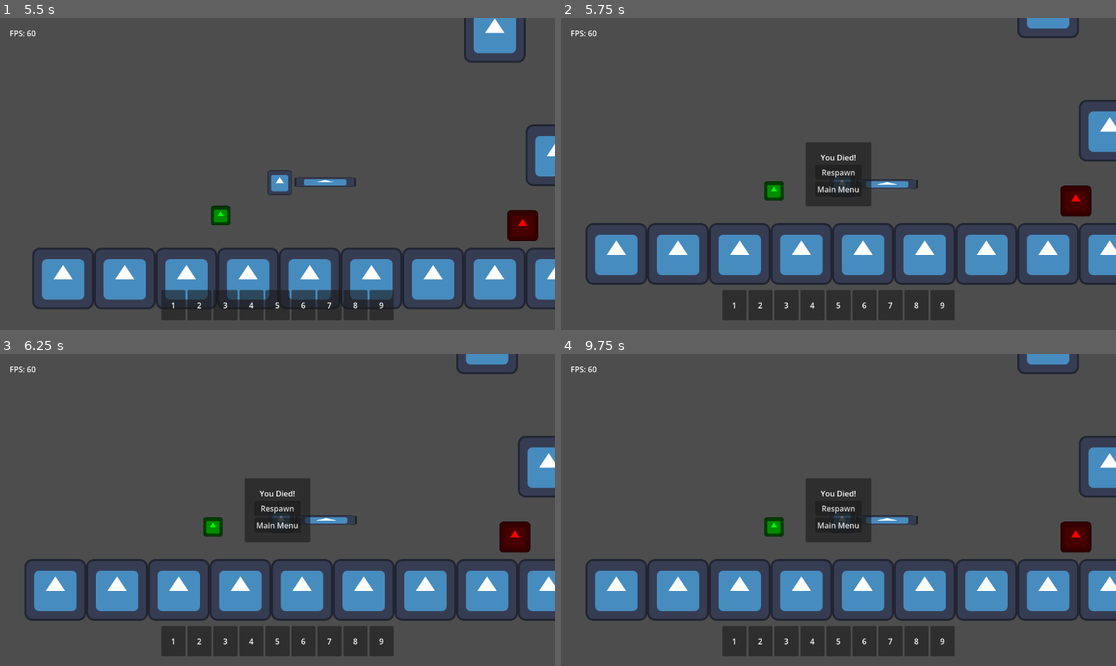
Above: before the commit, frames 1-4 (two rows, left to right).
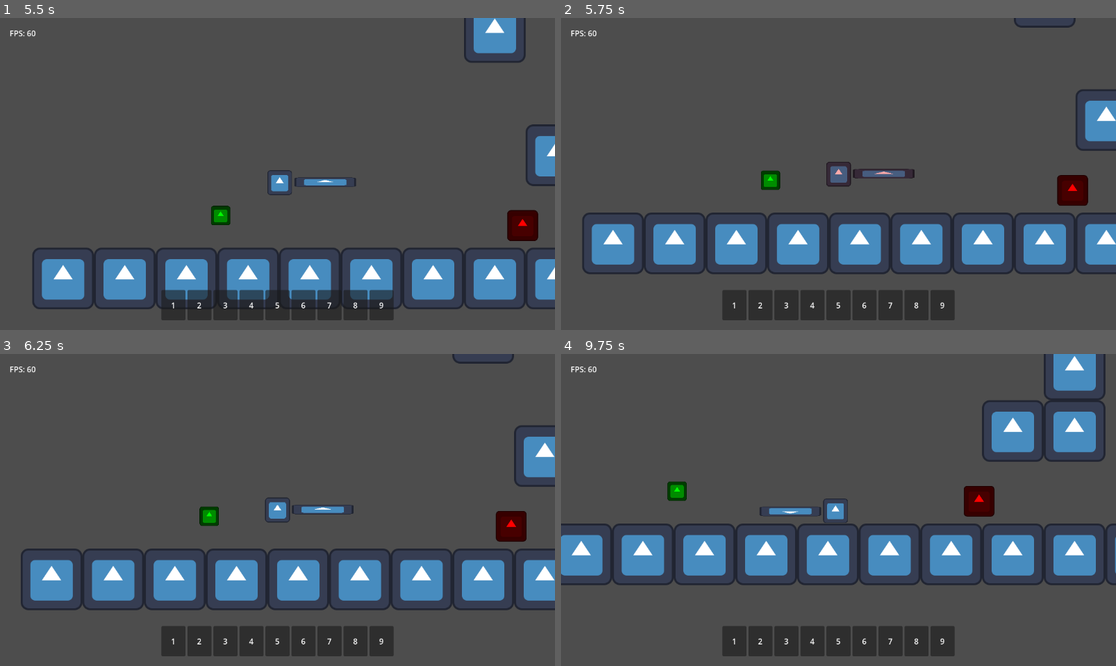
Above: after the commit, the same moments.

Repository: TheHumanMRP/RPG-Life-Tracker
Game: Godot game, scene res://Folders/Systems/Main/Scenes/main_scene.tscn
Same seed, same stepped clock (60 frames per second), same inputs: the game is played once before the commit and once after it. The engine's default icon, where the game draws it, is replaced by a stand-in: a white triangle on a blue panel in a dark square.
Inputs (mouse positions are in pixels of both pictures, inside the frame that each line leads up to):
- Up to frame 1 (5.5 s): move the mouse to (305, 174) at 0.52 s; hold D (move_right) 0.53-2.03 s; tap T (add_test_sword) every 1.5 s from 0.6 to 5.1 s; click (305, 174) at 0.67 s; tap Space (jump) at 0.77, 1.52, 3.02, 3.77, 4.52 s; move the mouse to (249, 174) at 1.27 s; tap E (attack) at 1.35, 2.85, 4.35 s; move the mouse to (288, 167) at 2.02 s; hold A (move_left) 2.03-2.78 s; move the mouse to (271, 180) at 2.77 s; hold D (move_right) 2.78-4.28 s; click (271, 180) at 2.92 s; move the mouse to (316, 177) at 3.52 s; move the mouse to (233, 170) at 4.27 s; hold A (move_left) 4.28-5.03 s; move the mouse to (283, 174) at 5.02 s; hold D (move_right) from 5.03 s (still down); click (283, 174) at 5.17 s
- Up to frame 2 (5.75 s): keep holding D (move_right)
- Up to frame 3 (6.25 s): release D (move_right) at 5.75 s; click (277, 506) at 5.75 s, where only the run before the commit has a clickable "Respawn"
- Up to frame 4 (9.75 s): click (838, 506) at 6.5 s, where only the run before the commit has a clickable "Respawn"; click (838, 506) at 7.25 s, where only the run before the commit has a clickable "Respawn"; click (838, 525) at 8 s, where only the run before the commit has a clickable "Main Menu"; tap Enter at 8.75 s; drag from (755, 432) to (727, 525) at 8.77 s; tap R (respawn) at 9.5 s; move the mouse to (960, 494) at 9.52 s; hold A (move_left) from 9.53 s (still down); tap T (add_test_sword) at 9.6 s

Frame 1 is identical in both runs. In frame 2, 15% of the frame differs, in the area x 3-100%, y 0-86%; in frame 3, 15%; in frame 4, 28%, in the area x 0-100%, y 0-86%.
Error in both runs: Invalid access to property or key 'inventory_component' on a base object of type 'Resource (SaveData)'. (res://Folders/Systems/Globals/global.gd:50)

Commit message:
Auto commit at 2026-08-09 20:10:53

Diff:
--- a/Folders/Systems/Main/Scenes/ui_layer.tscn
+++ b/Folders/Systems/Main/Scenes/ui_layer.tscn
@@ -1,16 +1,9 @@
 [gd_scene format=3 uid="uid://bgbgfpngstnov"]
 
 [ext_resource type="Script" uid="uid://cfjctevm3r2gq" path="res://Folders/Systems/Main/Scripts/ui_layer.gd" id="1_j4qr7"]
-[ext_resource type="PackedScene" uid="uid://ck6amdbdbjx14" path="res://Folders/Systems/UIMenus/death_menu.tscn" id="2_hxw6d"]
 
 [node name="UILayer" type="CanvasLayer" unique_id=1819027134]
 script = ExtResource("1_j4qr7")
-
-[node name="DeathMenu" parent="." unique_id=1087901046 instance=ExtResource("2_hxw6d")]
-offset_left = -68.0
-offset_top = -66.5
-offset_right = 68.0
-offset_bottom = 66.5
 
 [node name="Control" type="Control" parent="." unique_id=453981346]
 layout_mode = 3
